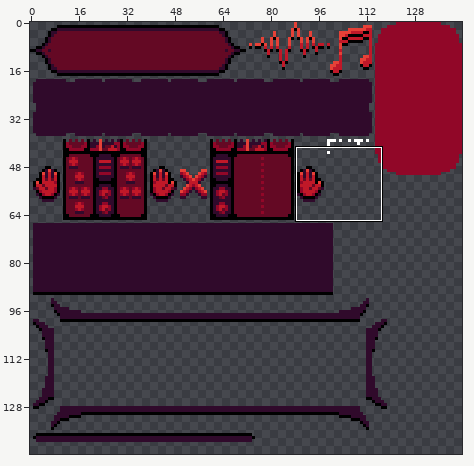
Sprite sheet -- Assets/Sprites/UIElements.png. Above: a wide view before the commit, with the close-up outlined.
Close-up. Before the commit:
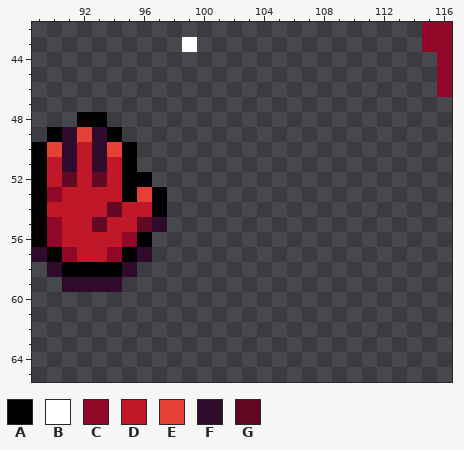
The file is 144x144 pixels. Pixels under 10% opacity are left out. Shown: x 89..116, y 42..65.
Palette (. is transparent): A #000000  B #ffffff  C #910728  D #c01828  E #e64137  F #300a2b  G #640924
Pixels before, first column x 89:
42 ..........................CC
43 ..........B...............CC
44 ...........................C
45 ...........................C
46 ...........................C
47 ............................
48 ...AA.......................
49 .AFEFA......................
50 AEFDFEA.....................
51 ADFDFDA.....................
52 ADGDGDAA....................
53 ACDDDDAEA...................
54 ADDDDGDDA...................
55 ACDDGDDGF...................
56 ACDDDDCA....................
57 FACDDCAF....................
58 .FAAAAF.....................
59 ..FFFF......................
New version:
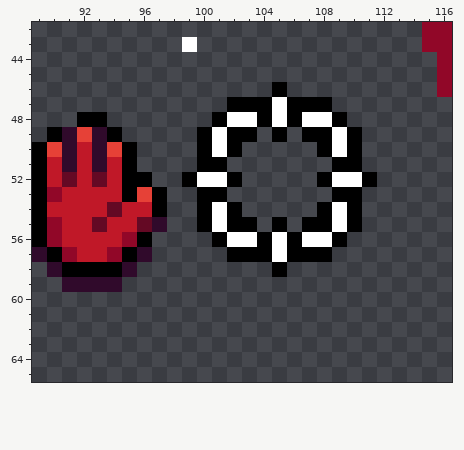
The edit:
Changed rows in their new state; - is an unchanged pixel.
first column x 99:
46 ------A------
47 ---AAABAAA---
48 --ABBABABBA--
49 -ABAA-A-AABA-
50 -ABA-----ABA-
51 -AA-------AA-
52 ABBA-----ABBA
53 -AA-------AA-
54 -ABA-----ABA-
55 -ABAA-A-AABA-
56 --ABBABABBA--
57 ---AAABAAA---
58 ------A------
